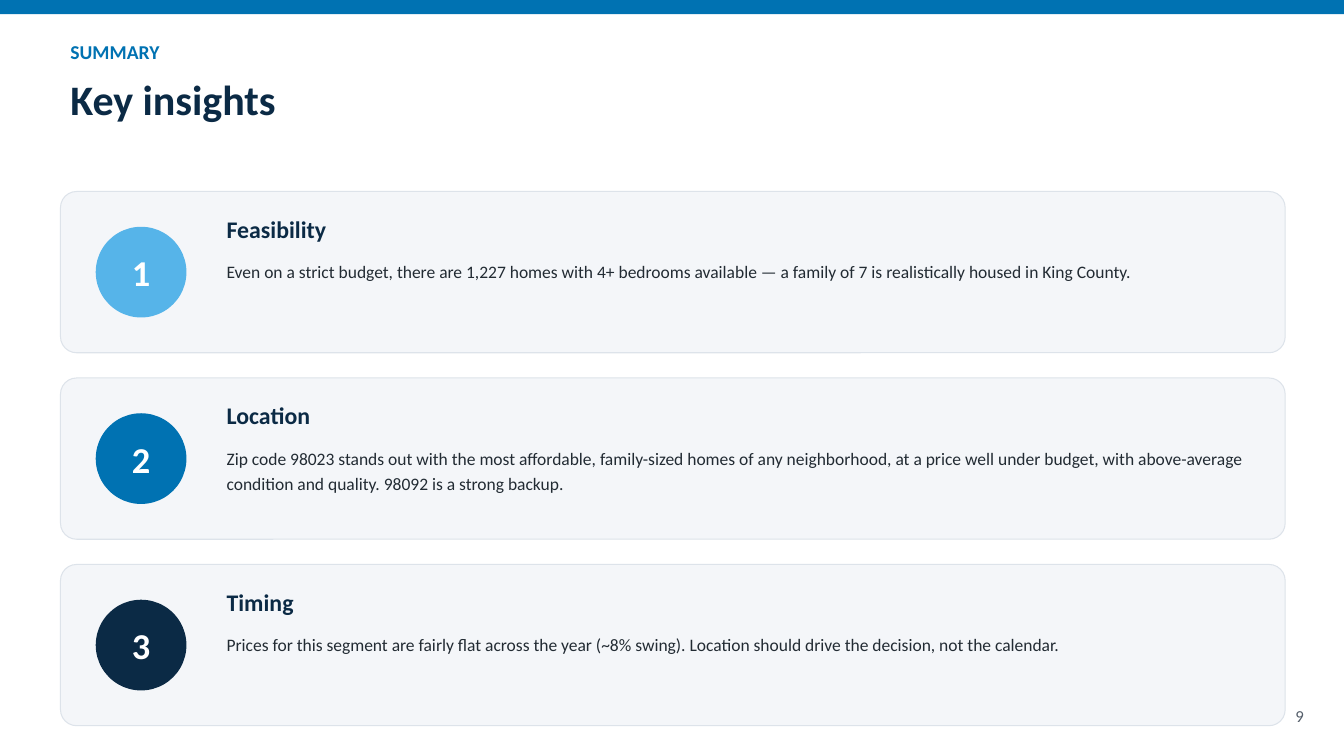
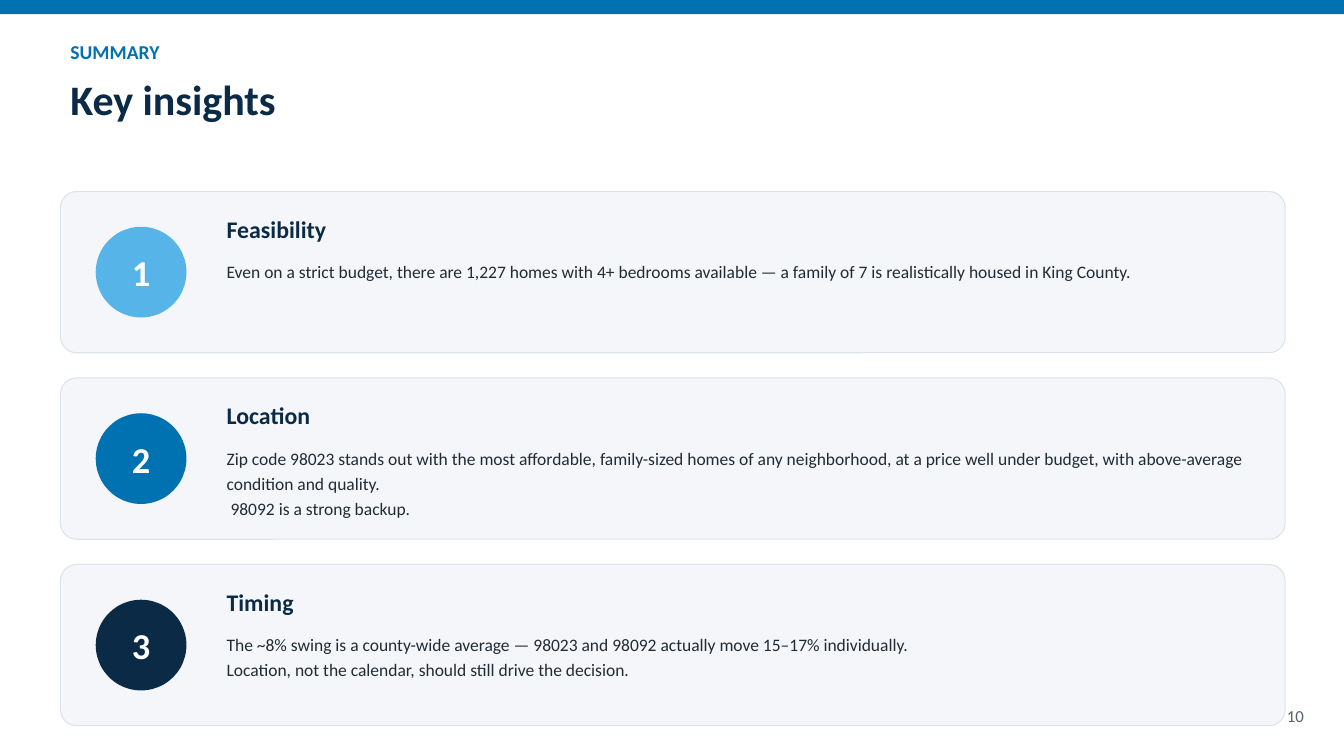
Before and after one commit to MichealEshak/ds-eda-project-template, a slide deck: slide 10 of presentation/Thomas_Hansen_Housing_Recommendation.pptx (slide 9 before the commit). Drawn at 1344x756 pixels with LibreOffice and Linux fonts; fonts in the diff are those of the drawing. Boxes give left, top, right and bottom in pixels: in the first picture for what was removed or moved away, otherwise in the second. Text is boxed around its words. In the diff, an @@ line names an element or a change of style, - is before the commit and + after.

```diff
--- a/presentation/Thomas_Hansen_Housing_Recommendation.pptx
+++ b/presentation/Thomas_Hansen_Housing_Recommendation.pptx
@@ text at (227, 453, 1242, 518): text changed @@
-Zip code 98023 stands out with the most affordable, family-sized homes of any neighborhood, at a price well under budget, with above-average condition and quality. 98092 is a strong backup.
+Zip code 98023 stands out with the most affordable, family-sized homes of any neighborhood, at a price well under budget, with above-average condition and quality.
+98092 is a strong backup.
@@ text at (227, 639, 908, 678): text changed @@
-Prices for this segment are fairly flat across the year (~8% swing). Location should drive the decision, not the calendar.
+The ~8% swing is a county-wide average — 98023 and 98092 actually move 15–17% individually.
+Location, not the calendar, should still drive the decision.
@@ text at (1287, 711, 1304, 722): text changed @@
-9
+10
```
Also in this commit, not shown: 7 other slides changed, 1 slide added, 1 other file.
